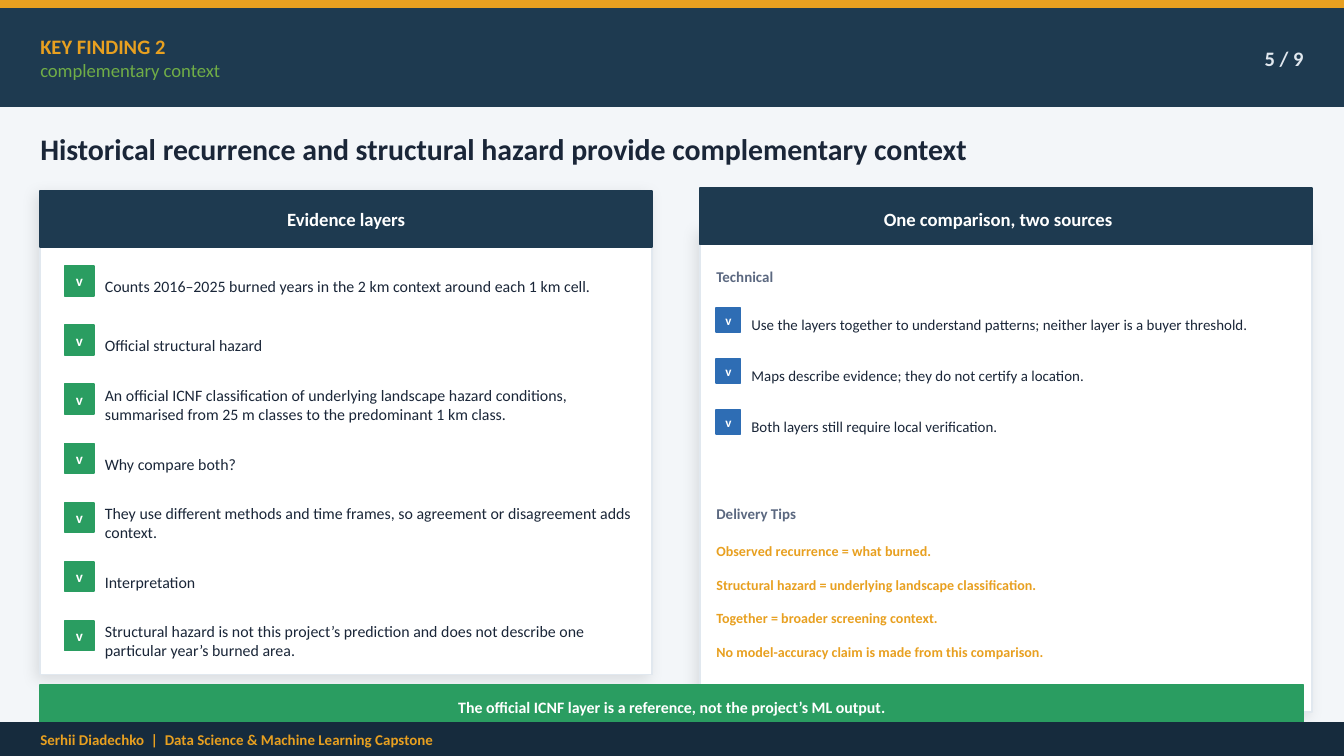
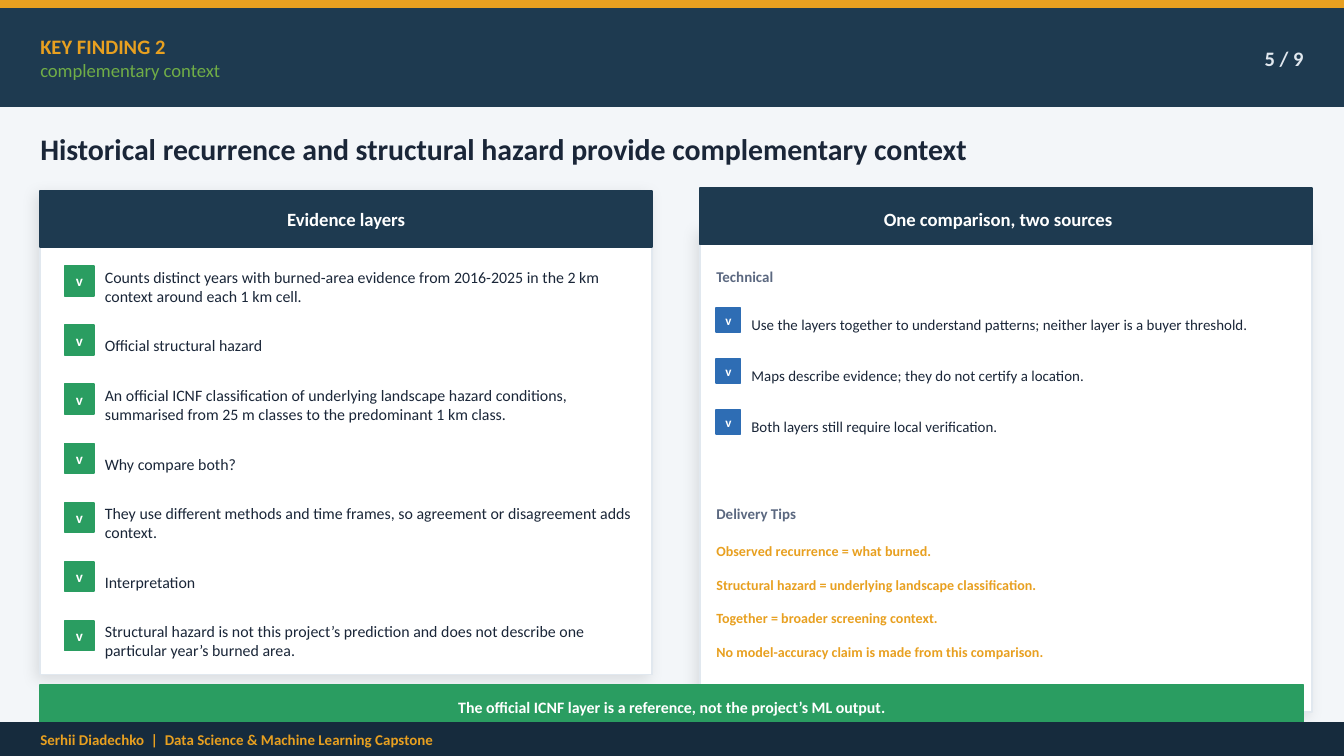
Before and after one commit to serhii-diadechko-git/wildfire_property_screening_portugal, a slide deck: slide 5 of reports/presentation/wildfire_exposure_screening_capstone_final.pptx. Drawn at 1344x756 pixels with LibreOffice and Linux fonts; fonts in the diff are those of the drawing. Boxes give left, top, right and bottom in pixels: in the first picture for what was removed or moved away, otherwise in the second. Text is boxed around its words. In the diff, an @@ line names an element or a change of style, - is before the commit and + after.

```diff
--- a/reports/presentation/wildfire_exposure_screening_capstone_final.pptx
+++ b/reports/presentation/wildfire_exposure_screening_capstone_final.pptx
@@ text at box(105, 272, 599, 302): text changed @@
-Counts 2016–2025 burned years in the 2 km context around each 1 km cell.
+Counts distinct years with burned-area evidence from 2016-2025 in the 2 km context around each 1 km cell.
```
Also in this commit, not shown: 1 other slide changed.
